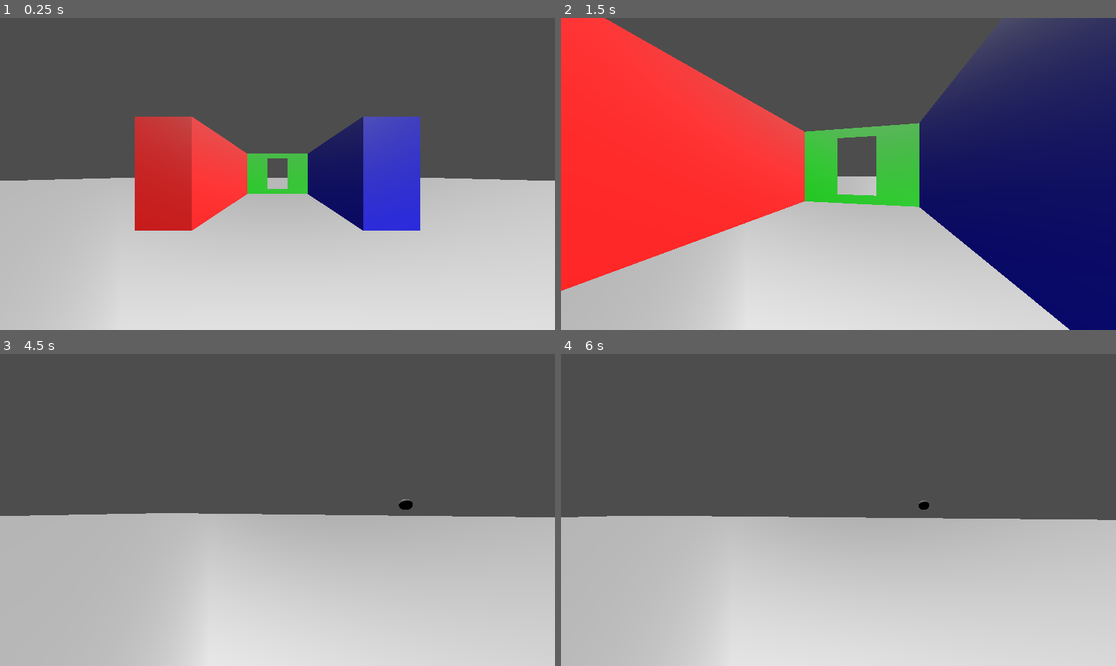
Above: before the commit, frames 1-4 (two rows, left to right).
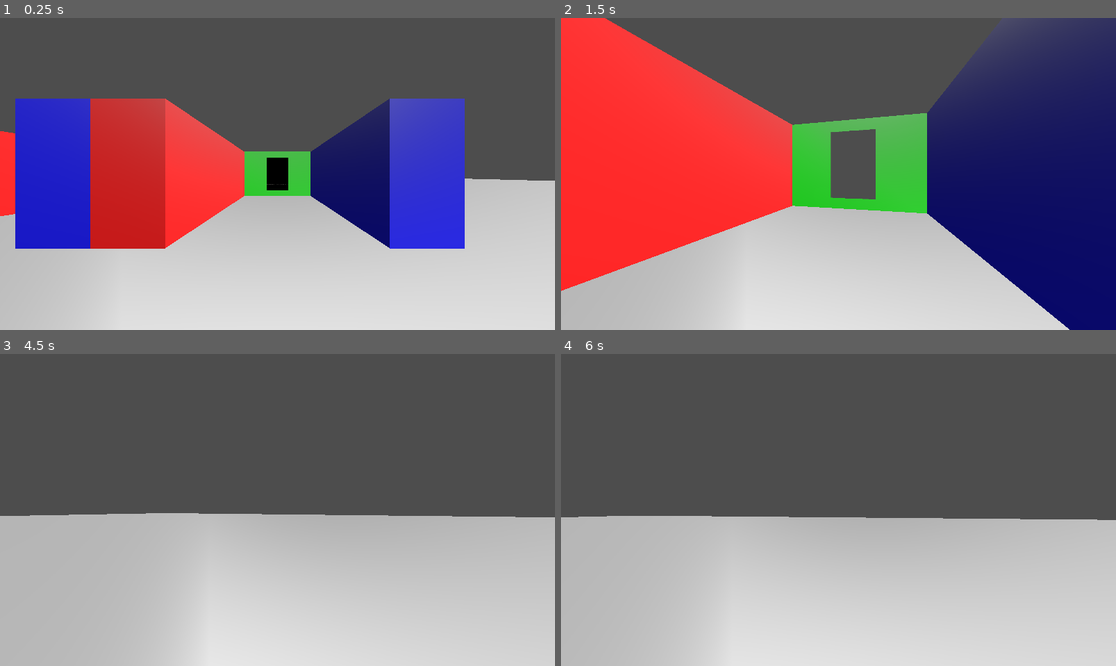
Above: after the commit, the same moments.

Repository: SilvisPilvis/portals
Game: Godot game, scene res://scene.tscn
Same seed, same stepped clock (60 frames per second), same inputs: the game is played once before the commit and once after it.
Inputs (mouse positions are in pixels of both pictures, inside the frame that each line leads up to):
- Up to frame 1 (0.25 s): no input
- Up to frame 2 (1.5 s): tap Enter at 0.5 s; move the mouse to (866, 174) at 0.52 s; hold W from 0.53 s (still down); tap Q at 0.6 s; move the mouse to (810, 174) at 1.27 s; tap E at 1.35 s
- Up to frame 3 (4.5 s): keep holding W; move the mouse to (288, 503) at 2.02 s; tap Shift at 2.1 s; tap Space at 2.75, 4.25 s; move the mouse to (271, 516) at 2.77 s; tap Alt at 2.85 s; tap Enter at 3.5 s; move the mouse to (316, 513) at 3.52 s; tap Q at 3.6 s; move the mouse to (233, 506) at 4.27 s; tap E at 4.35 s
- Up to frame 4 (6 s): tap Enter at 5 s; move the mouse to (844, 510) at 5.02 s; tap Shift at 5.1 s; tap Space at 5.75 s; move the mouse to (816, 503) at 5.77 s; release W at 5.78 s; hold D from 5.78 s (still down); tap Alt at 5.85 s

The runs differ from the first frame. In frame 1, 21% of the frame differs, in the area x 0-84%, y 25-74%; in frame 2, 2.9%; in frame 3, less than 0.1%; in frame 4, less than 0.1%.

Commit message:
better logic

Diff:
--- a/scene.tscn
+++ b/scene.tscn
@@ -47,24 +47,24 @@
 transform = Transform3D(1, 0, 0, 0, 0.624139, 0.781314, 0, -0.781314, 0.624139, 0, 22.7202, 17.4367)
 
 [node name="Cube" parent="." instance=ExtResource("1_ulcgi")]
-transform = Transform3D(1, 0, 0, 0, 1, 0, 0, 0, 1, 0.824172, 1.71131, -3.06761)
+transform = Transform3D(1, 0, 0, 0, 1, 0, 0, 0, 1, 4.93867, 1.71131, -0.43651)
 mass = 10.0
 physics_material_override = SubResource("PhysicsMaterial_y2354")
 texture = ExtResource("2_nxogm")
 normal_texture = ExtResource("3_3253y")
 
 [node name="Portal2" parent="." node_paths=PackedStringArray("portal_destination", "player_camera") instance=ExtResource("5_m7jmp")]
-transform = Transform3D(-1, 0, 8.74228e-08, 0, 1, 0, -8.74228e-08, 0, -1, 0, 1.5, 5.62184)
+transform = Transform3D(-1, 0, 8.74228e-08, 0, 1, 0, -8.74228e-08, 0, -1, 0, 1.5, 5)
 portal_destination = NodePath("../Portal")
 player_camera = NodePath("../PlayerCamera")
 
 [node name="Portal" parent="." node_paths=PackedStringArray("portal_destination", "player_camera") instance=ExtResource("5_m7jmp")]
-transform = Transform3D(-1, 0, 8.74228e-08, 0, 1, 0, -8.74228e-08, 0, -1, 2.281, 1.3, -1.438)
+transform = Transform3D(-1, 0, 1.50996e-07, 0, 1, 0, -1.50996e-07, 0, -1, 5, 1.5, 5)
 portal_destination = NodePath("../Portal2")
 player_camera = NodePath("../PlayerCamera")
 
 [node name="Cube3" parent="." instance=ExtResource("6_y2354")]
-transform = Transform3D(-4.37114e-08, 0, 1, 0, 1, 0, -1, 0, -4.37114e-08, 2, 1.50789, 3.20003)
+transform = Transform3D(-4.37114e-08, 0, 1, 0, 1, 0, -1, 0, -4.37114e-08, 2, 1.508, 2.55)
 size = Vector3(5, 2, 1)
 texture = SubResource("Texture2D_y2354")
 normal_texture = SubResource("Texture2D_73fnb")
@@ -84,6 +84,27 @@
 normal_texture = SubResource("Texture2D_73fnb")
 color = Color(0, 0, 1, 1)
 
+[node name="Cube4" parent="Cube3" instance=ExtResource("6_y2354")]
+transform = Transform3D(1, 0, 0, 0, 1, 0, 0, 0, 1, -2.38419e-07, 0, 5.00211)
+size = Vector3(5, 2, 1)
+texture = SubResource("Texture2D_y2354")
+normal_texture = SubResource("Texture2D_73fnb")
+color = Color(1, 0, 0, 1)
+
+[node name="Cube2" parent="Cube3/Cube4" instance=ExtResource("6_y2354")]
+transform = Transform3D(-4.37114e-08, 0, -1, 0, 1, 0, 1, 0, -4.37114e-08, -2.983, 0, -2)
+size = Vector3(5, 2, 1)
+texture = SubResource("Texture2D_y2354")
+normal_texture = SubResource("Texture2D_73fnb")
+color = Color(0, 1, 0, 1)
+
+[node name="Cube3" parent="Cube3/Cube4" instance=ExtResource("6_y2354")]
+transform = Transform3D(1, 0, -3.55271e-15, 0, 1, 0, 3.55271e-15, 0, 1, 0, 0, -4)
+size = Vector3(5, 2, 1)
+texture = SubResource("Texture2D_y2354")
+normal_texture = SubResource("Texture2D_73fnb")
+color = Color(0, 0, 1, 1)
+
 [node name="Floor" parent="." instance=ExtResource("6_y2354")]
 size = Vector3(80, 1, 80)
 texture = SubResource("Texture2D_ni31j")
--- a/scripts/portal.gd
+++ b/scripts/portal.gd
@@ -27,6 +27,7 @@
 
 	# Create the shader material
 	var shader_material = ShaderMaterial.new()
+	# Set the portal shader as shader for the material
 	shader_material.shader = shader
 
 	# Set initial shader parameters
@@ -35,9 +36,14 @@
 	# Apply to quad
 	portal_quad.material_override = shader_material
 
+	# Flip the portal quad on the Y axis
+	portal_quad.scale = Vector3(portal_quad.scale.x, -portal_quad.scale.y, portal_quad.scale.z)
+
 # Add this new function to update the texture parameter when needed
 func _process(_delta):
+	# If player camera and portal camera is not null
 	if player_camera and portal_destination:
+		# Update portal camera
 		update_portal_camera()
 
 	# Update the portal texture in case it changes
@@ -50,24 +56,28 @@
 			mat.set_shader_parameter("portal_texture", viewport_texture)
 
 func update_portal_camera():
+	# If player camera or portal destination is null return
 	if not player_camera or not portal_destination:
 		return
 
-	# Get global transform of both portals
-	var src_transform = global_transform
-	var dst_transform = portal_destination.global_transform
+	# Get global transform of current portal
+	var current_portal_transform: Transform3D = self.global_transform
+	# Get global transform of linked portal
+	var linked_portal_transform: Transform3D = portal_destination.global_transform
+	# Player cam global transform
+	var player_camera_transform: Transform3D = player_camera.global_transform
 
-	# Invert source to get relative position/rotation of player wrt source portal
-	var relative_transform = src_transform.affine_inverse() * player_camera.global_transform
+	# Get player's position relative to the current portal
+	var relative_transform: Transform3D = current_portal_transform.affine_inverse() * player_camera_transform
 
-	# Mirror the relative transform across the portal plane (flip Z axis)
-	relative_transform = relative_transform.scaled_local(Vector3(1, 1, -1))
+	# Apply that relative transform to the destination portal
+	#var final_transform: Transform3D = linked_portal_transform * relative_transform
+	var m: Transform3D = linked_portal_transform * relative_transform
 
-	# Apply mirrored transform to destination portal's transform
-	portal_camera.global_transform = dst_transform * relative_transform
-	debug_camera.global_transform = portal_camera.global_transform
+	# Apply to portal camera
+	portal_camera.global_transform = m
 
-	# Match FOV and other settings
+	# Match camera properties
 	portal_camera.fov = player_camera.fov
 	portal_camera.near = player_camera.near
 	portal_camera.far = player_camera.far
--- a/shaders/portal_shader.gdshader
+++ b/shaders/portal_shader.gdshader
@@ -68,7 +68,8 @@
 //}
 
 shader_type spatial;
-render_mode unshaded, cull_disabled;
+//render_mode unshaded, cull_disabled;
+render_mode unshaded, cull_back;
 
 uniform sampler2D portal_texture;
 uniform vec4 inactive_colour : source_color = vec4(1.0, 1.0, 1.0, 1.0);
